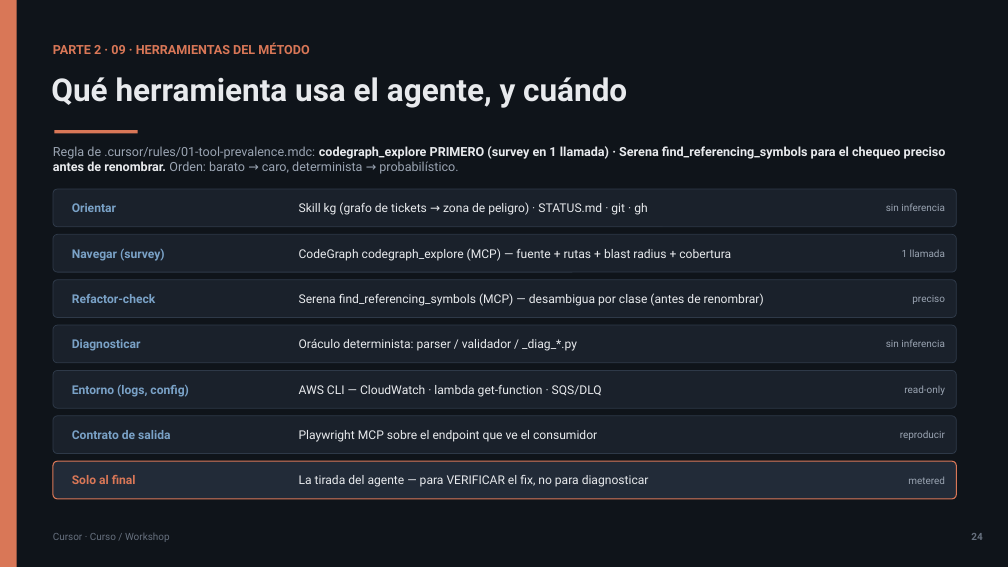
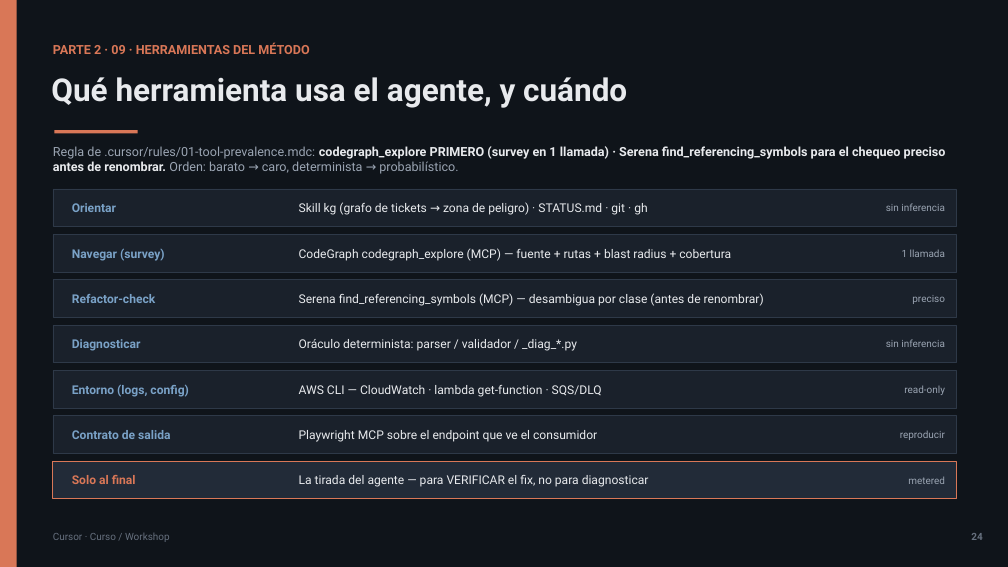
Before and after one commit to olonok69/cursor_code_ml_engineer, a slide deck: slide 24 of presentacion/Cursor_Presentacion.pptx. Drawn at 1008x567 pixels with LibreOffice and Linux fonts; fonts in the diff are those of the drawing. Boxes give left, top, right and bottom in pixels: in the first picture for what was removed or moved away, otherwise in the second. Text is boxed around its words. In the diff, an @@ line names an element or a change of style, - is before the commit and + after.

```diff
--- a/presentacion/Cursor_Presentacion.pptx
+++ b/presentacion/Cursor_Presentacion.pptx
@@ rounded rectangle to rectangle in 7 elements at (x1=53, y1=189, x2=957, y2=227), (x1=53, y1=234, x2=957, y2=272), (x1=53, y1=280, x2=957, y2=318), (x1=53, y1=325, x2=957, y2=363), (x1=53, y1=371, x2=957, y2=408), (x1=53, y1=416, x2=957, y2=454), (x1=53, y1=461, x2=957, y2=499) @@
```
Also in this commit, not shown: 35 other slides changed, 8 other files.
